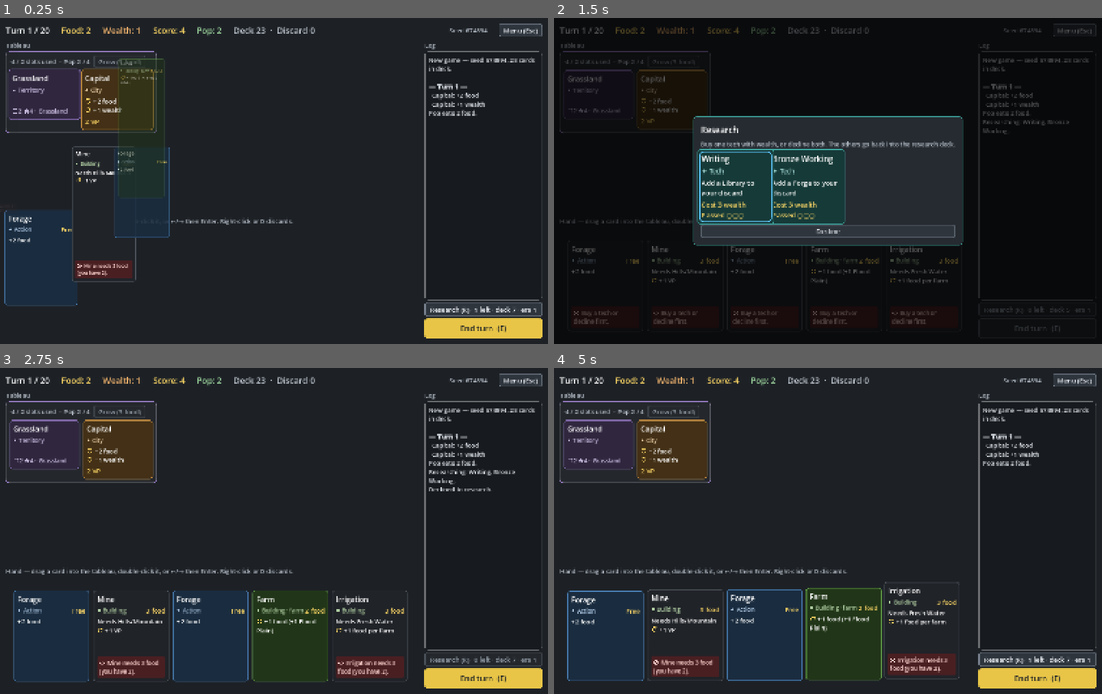
Above: before the commit, frames 1-4 (two rows, left to right).
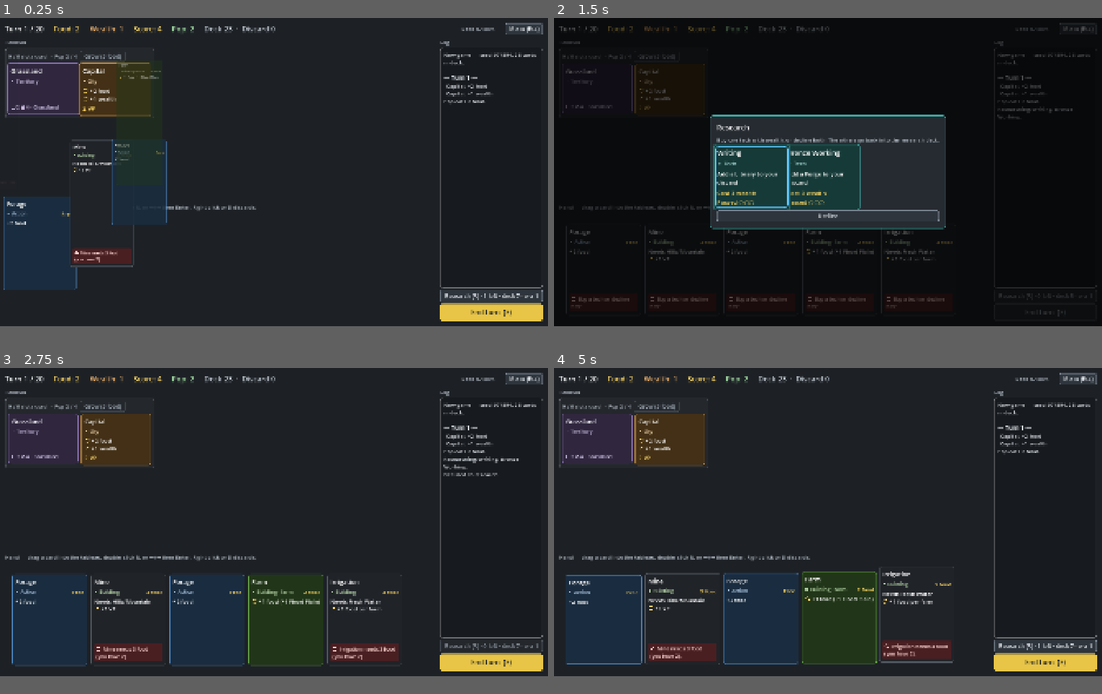
Above: after the commit, the same moments.

Repository: r888888888/4x-card-game
Game: Godot game, scene res://ui/main.tscn
Two runs of this game, one before a commit and one after it. Both use one fixed random seed, a clock stepped at 60 frames per second and the inputs below.
Inputs (mouse positions are in pixels of both pictures, inside the frame that each line leads up to):
- Up to frame 1 (0.25 s): no input
- Up to frame 2 (1.5 s): tap Enter (ui_accept) at 0.5 s; drag from (597, 96) to (882, 109) at 0.52 s; click "Research (R) · 1 left · deck …" at 1.25 s
- Up to frame 3 (2.75 s): click "Decline" at 2 s
- Up to frame 4 (5 s): click "End turn (E)" at 2.75 s; click "Menu (Esc)" at 3.5 s; click "Restart" at 4.25 s
In our replay, the window is 800x476 before the commit and 800x450 after it. These sizes can differ from the game's own. Grey fills any space a smaller window leaves; there, only what the larger window draws over its background counts as a difference.

The runs differ from the first frame. In frame 1, 11% of the frame differs, in the area x 0-100%, y 1-99%; in frame 2, 14%; in frame 3, 17%; in frame 4, 17%.

Commit message:
030: Capital tooltip and slot total in the territory group
Co-Authored-By: Claude Sonnet 5.5 <noreply@anthropic.com>

Diff:
--- a/engine/card_def.gd
+++ b/engine/card_def.gd
@@ -85,6 +85,8 @@
 		if e.keyword != "":
 			line += " (on %s)" % e.keyword.capitalize()
 		parts.append(line)
+	if type == "city" and slots > 0:
+		parts.append("+%d building slots on its territory" % slots)
 	if prereq != "":
 		parts.append("Costs %d less wealth if you have %s." % [prereq_discount, card_db[prereq].name])
 	return "\n".join(parts)
--- a/project.godot
+++ b/project.godot
@@ -14,7 +14,7 @@
 
 [display]
 
-window/size/viewport_width=1680
-window/size/viewport_height=1000
+window/size/viewport_width=1920
+window/size/viewport_height=1080
 window/stretch/mode="canvas_items"
 window/stretch/aspect="expand"
--- a/tests/test_card_text.gd
+++ b/tests/test_card_text.gd
@@ -139,3 +139,10 @@
 		eq(db.river.rules_text(db), "", "short text stays empty")
 		eq(db.river.rules_tooltip(db), "2 building slots, holds up to 4 pop\nKeywords: Fresh Water, Flood Plain", "river")
 		eq(db.rock.rules_tooltip(db), "1 building slot, holds up to 3 pop", "rock")
+
+
+func test_city_with_slots_tooltip_mentions_them() -> void:
+	var db := load_cards([{"id": "hub", "name": "Hub", "type": "city", "slots": 4,
+		"effects": [{"op": "gain", "resource": "food", "amount": 2, "trigger": "upkeep"}]}])
+	if db.has("hub"):
+		eq(db.hub.rules_tooltip(db), "Each upkeep: +2 food\n+4 building slots on its territory", "tooltip")
--- a/ui/card_view.gd
+++ b/ui/card_view.gd
@@ -19,9 +19,9 @@
 	"territory": Color("8a6fb5"),
 	"tech": Color("3fa7a0"),
 }
-const HAND_SIZE := Vector2(232, 280)
-const TABLEAU_SIZE := Vector2(215, 150)
-const COMPACT_SIZE := Vector2(215, 90)  # a frontier territory: name and info only
+const HAND_SIZE := Vector2(264, 320)
+const TABLEAU_SIZE := Vector2(245, 175)
+const COMPACT_SIZE := Vector2(245, 95)  # a frontier territory: name and info only
 # A shape per type, so types can be told apart without colour. Drawn as icons (see Icons).
 const TYPE_MARKS := {
 	"action": "◆",
--- a/ui/main.gd
+++ b/ui/main.gd
@@ -638,7 +638,7 @@
 			group.grow_button.disabled = error != ""
 			group.grow_button.tooltip_text = error
 		if key != -1:
-			var slots: int = e.zone("tableau").find(key).def.slots
+			var slots := e.total_slots(key)
 			var text := "%d / %d slots used" % [slots - e.free_slots(key), slots]
 			if e.population_on():
 				text += "  ·  Pop %d / %d" % [e.pop(key), e.housing(key)]
